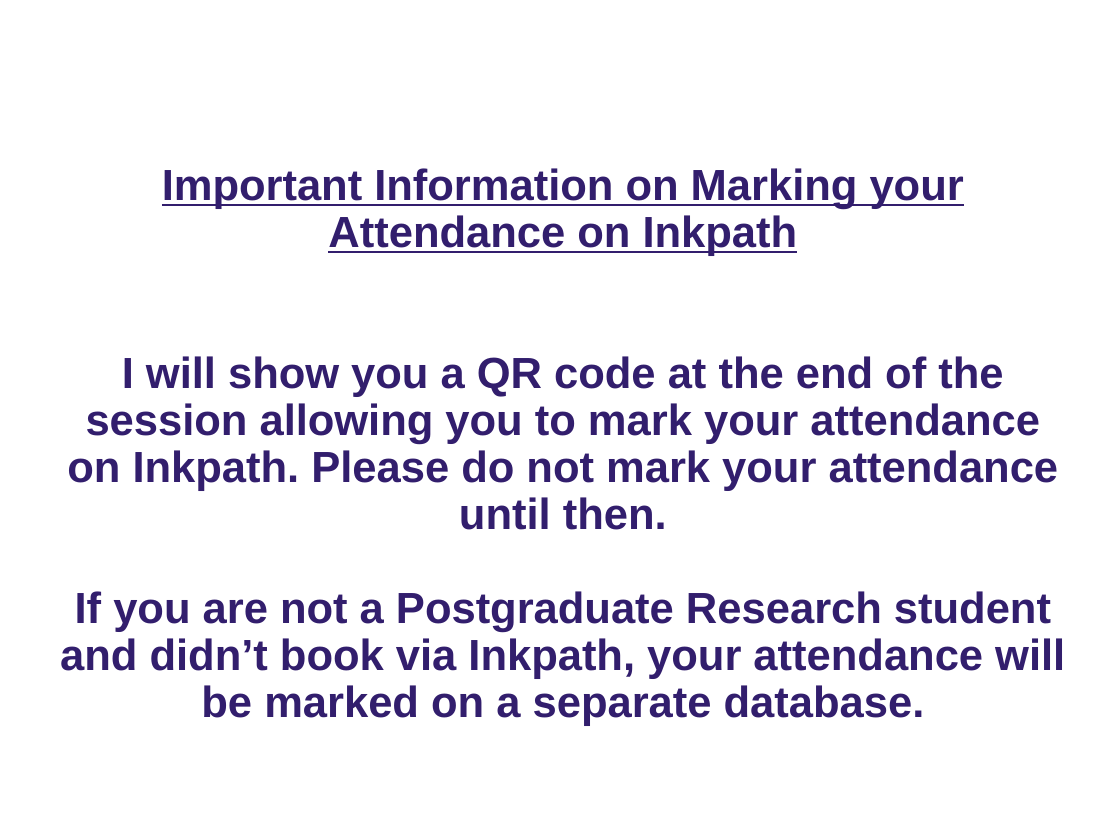
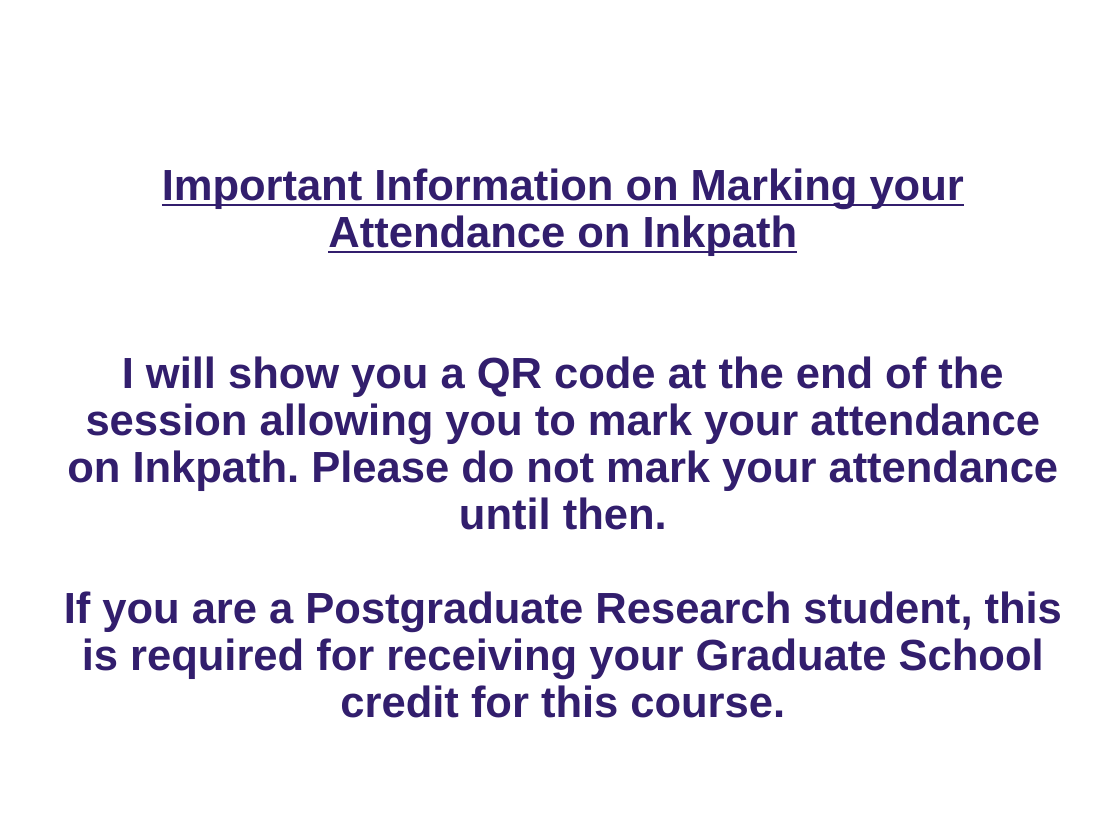
Before and after one commit to ImperialCollegeLondon/RCDS-introduction-to-fortran, a slide deck: slide 2 of Introduction to Fortran Slides.pptx. Drawn at 1120x840 pixels with LibreOffice and Linux fonts; fonts in the diff are those of the drawing; background and template pictures are left out. Boxes give left, top, right and bottom in pixels: in the first picture for what was removed or moved away, otherwise in the second. Text is boxed around its words. In the diff, an @@ line names an element or a change of style, - is before the commit and + after.

Commit message:
Updated Inkpath Instructions

```diff
--- a/Introduction to Fortran Slides.pptx
+++ b/Introduction to Fortran Slides.pptx
@@ title at (64,168,1062,718): text changed @@
-Important Information on Marking your Attendance on Inkpath
-I will show you a QR code at the end of the session allowing you to mark your attendance on Inkpath. Please do not mark your attendance until then.
-If you are not a Postgraduate Research student and didn’t book via Inkpath, your attendance will be marked on a separate database.
+Important Information on Marking your Attendance on Inkpath
+I will show you a QR code at the end of the session allowing you to mark your attendance on Inkpath. Please do not mark your attendance until then.
+If you are a Postgraduate Research student, this is required for receiving your Graduate School credit for this course.
```
